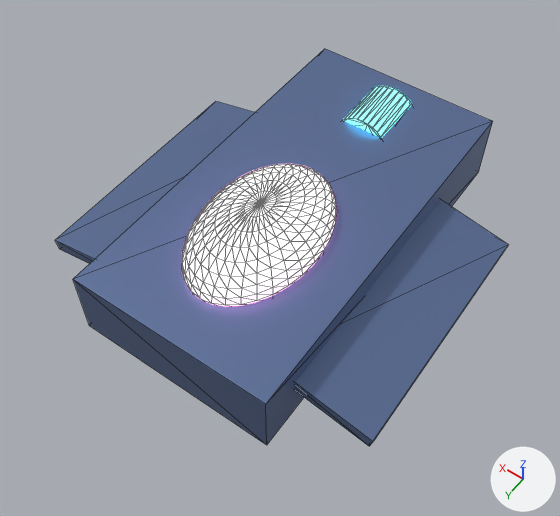
The glTF model public/game/models/valkyrie_t2.glb, before and after one commit.
Camera for both pictures: a 50 mm camera at (-1.76, 2.67, 3.69) aimed at (-0.08, 0.33, 0.01). The lights are fixed; the arrows at lower right show +X, +Y and +Z. Mesh edges are drawn as thin lines. Where no turn or scale is listed for an object, it has been applied to the vertices.
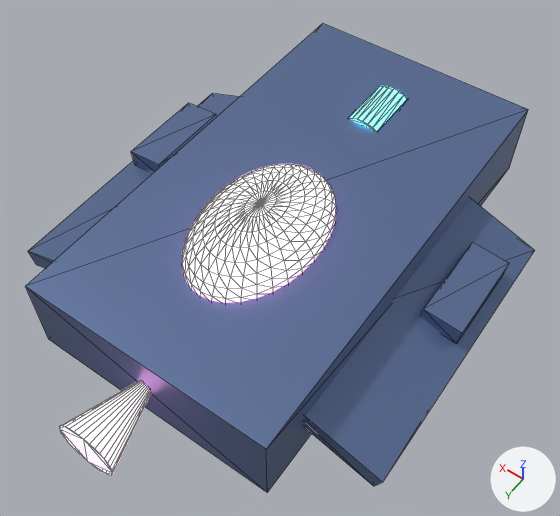
Pixel boxes (x1, y1, x2, y2) of what changed, in the pictures (560 x 516 px):
'Cube', rescaled (20% wider, 19% taller): before (73, 49, 493, 445); after (25, 23, 528, 493)
'Cube.002', turned, rescaled: before (295, 199, 508, 446); after (305, 199, 535, 486)
'Cube.001', turned, rescaled: before (55, 101, 255, 264); after (28, 93, 239, 269)
'Cone', added: after (59, 381, 151, 475)
'Cube.005', added (blue): after (421, 242, 509, 344)
'Cube.004', added (blue): after (131, 103, 216, 171)

What changed in the scene script:
```text
Add me_cube_256:
    me_cube_256.from_pydata([(-0.119, -0.3, -0.071), (-0.13, -0.3, 0.049), (-0.119, 0.3, -0.071), (-0.13, 0.3, 0.049), (0.13, -0.3, -0.049), (0.119, -0.3, 0.071), (0.13, 0.3, -0.049), (0.119, 0.3, 0.071)], [], [(0, 1, 3), (0, 3, 2), (2, 3, 7), (2, 7, 6), (6, 7, 5), (6, 5, 4), (4, 5, 1), (4, 1, 0), (2, 6, 4), (2, 4, 0), (7, 3, 1), (7, 1, 5)])
    me_cube_256.materials.append(mat_hull_007)  # blue #6176a0
Add me_cube_255:
    me_cube_255.from_pydata([(-0.13, -0.3, -0.049), (-0.119, -0.3, 0.071), (-0.13, 0.3, -0.049), (-0.119, 0.3, 0.071), (0.119, -0.3, -0.071), (0.13, -0.3, 0.049), (0.119, 0.3, -0.071), (0.13, 0.3, 0.049)], [], [(0, 1, 3), (0, 3, 2), (2, 3, 7), (2, 7, 6), (6, 7, 5), (6, 5, 4), (4, 5, 1), (4, 1, 0), (2, 6, 4), (2, 4, 0), (7, 3, 1), (7, 1, 5)])
    me_cube_255.materials.append(mat_hull_007)  # blue #6176a0
Add me_cone_003:
    me_cone_003.from_pydata(...)  # a 32-sided cone pointing to -y spanning x -0.18..0.18, y -0.3..0.3, z -0.18..0.18
    me_cone_003.materials.append(mat_accent_006)  # pink #ffaada
Change ob_cube:
    ob_cube.scale: (1.32, 2.52, 0.47) -> (1.62, 2.92, 0.54)
Change ob_cube_001:
    ob_cube_001.rotation_euler: (0.0, 0.209, 0.0) -> (0.0, 0.349, 0.0)  # degrees (0, 12, 0) -> degrees (0, 20, 0)
    ob_cube_001.scale: (0.7, 1.6, 0.08) -> (1.0, 1.85, 0.12)
Change ob_cube_002:
    ob_cube_002.rotation_euler: (0.0, -0.209, 0.0) -> (0.0, -0.349, 0.0)  # degrees (0, -12, 0) -> degrees (0, -20, 0)
    ob_cube_002.scale: (0.7, 1.6, 0.08) -> (1.0, 1.85, 0.12)
Add ob_cube_005:
    ob_cube_005 = bpy.data.objects.new('Cube.005', me_cube_256)
    ob_cube_005.location = (-1.1, -0.1, 0.0)
Add ob_cube_004:
    ob_cube_004 = bpy.data.objects.new('Cube.004', me_cube_255)
    ob_cube_004.location = (1.1, -0.1, 0.0)
Add ob_cone:
    ob_cone = bpy.data.objects.new('Cone', me_cone_003)
    ob_cone.location = (0.0, 1.6, 0.0)
```
